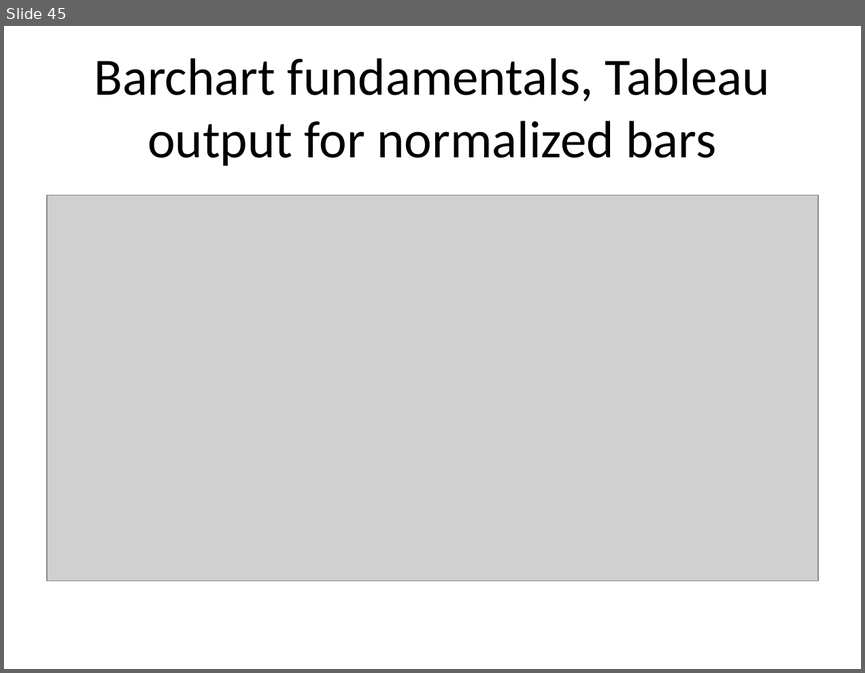
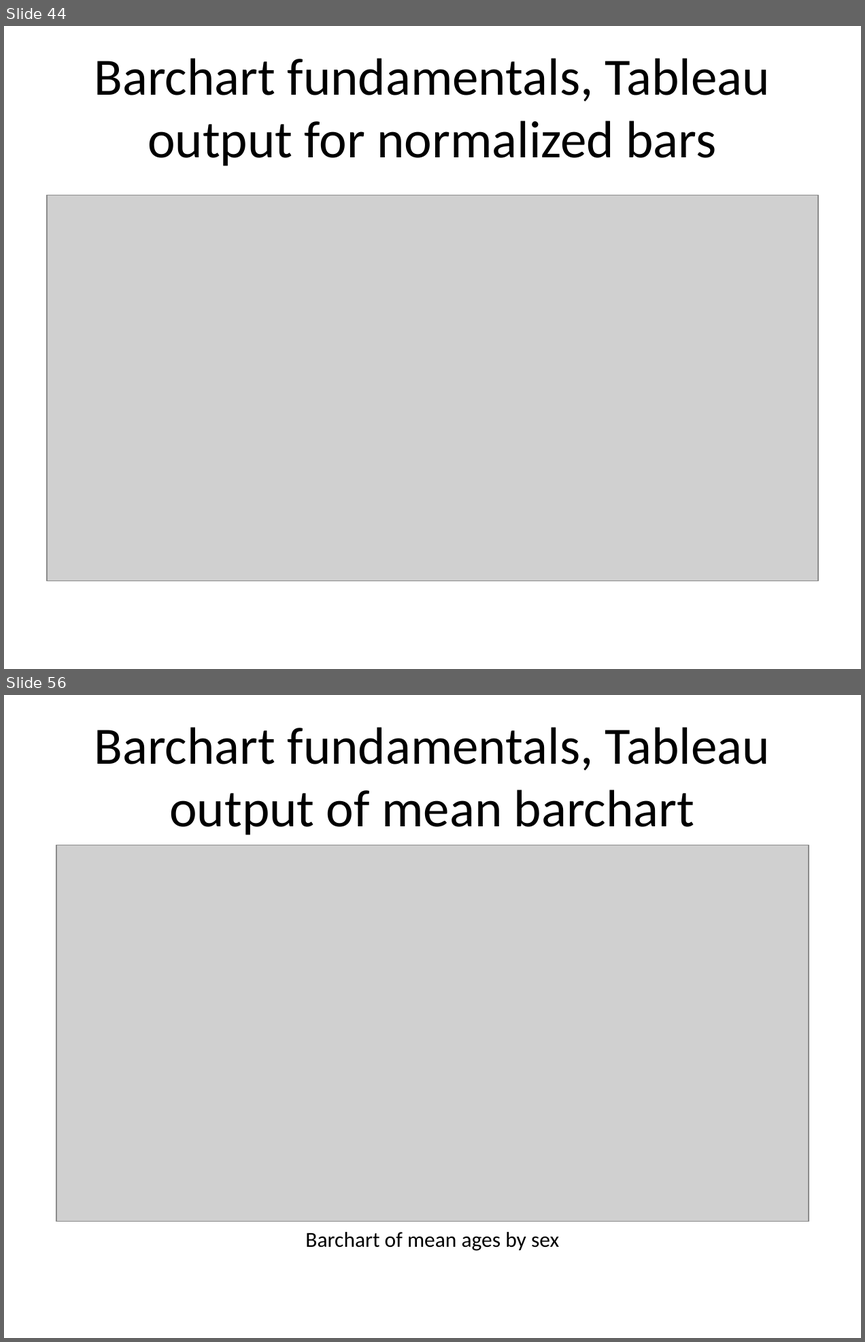
Before and after one commit to pmean/data-visualization, a slide deck: data-viz-02/component/fundamentals.pptx. Shown one above the other, each under a label of ours: slide 45 before the commit, slides 44 and 56 after it; the slides between them are not shown. The pictures are 865x673 and 865x1342 pixels, drawn with LibreOffice and Linux fonts; fonts in the diff are those of the drawing; grey boxes stand for pictures. Boxes give left, top, right and bottom in pixels: in the first picture for what was removed or moved away, otherwise in the second. Text is boxed around its words. In the diff, an @@ line names an element or a change of style, - is before the commit and + after.

```diff
--- a/data-viz-02/component/fundamentals.pptx
+++ b/data-viz-02/component/fundamentals.pptx
@@ slide 56 added at bbox=[4, 695, 861, 1338], background #FFFFFF @@
@@ title added at bbox=[94, 727, 770, 835], 44 pt, text #000000 @@
+Barchart fundamentals, Tableau output of mean barchart
@@ picture added at bbox=[56, 845, 808, 1221] @@
@@ text added at bbox=[305, 1232, 559, 1251], 18 pt, text #000000 @@
+Barchart of mean ages by sex
@@ what was slide 45 is now slide 44 @@
```
Also in this commit, not shown: 8 slides changed, 5 other slides added, 12 slides removed, 16 other files.
